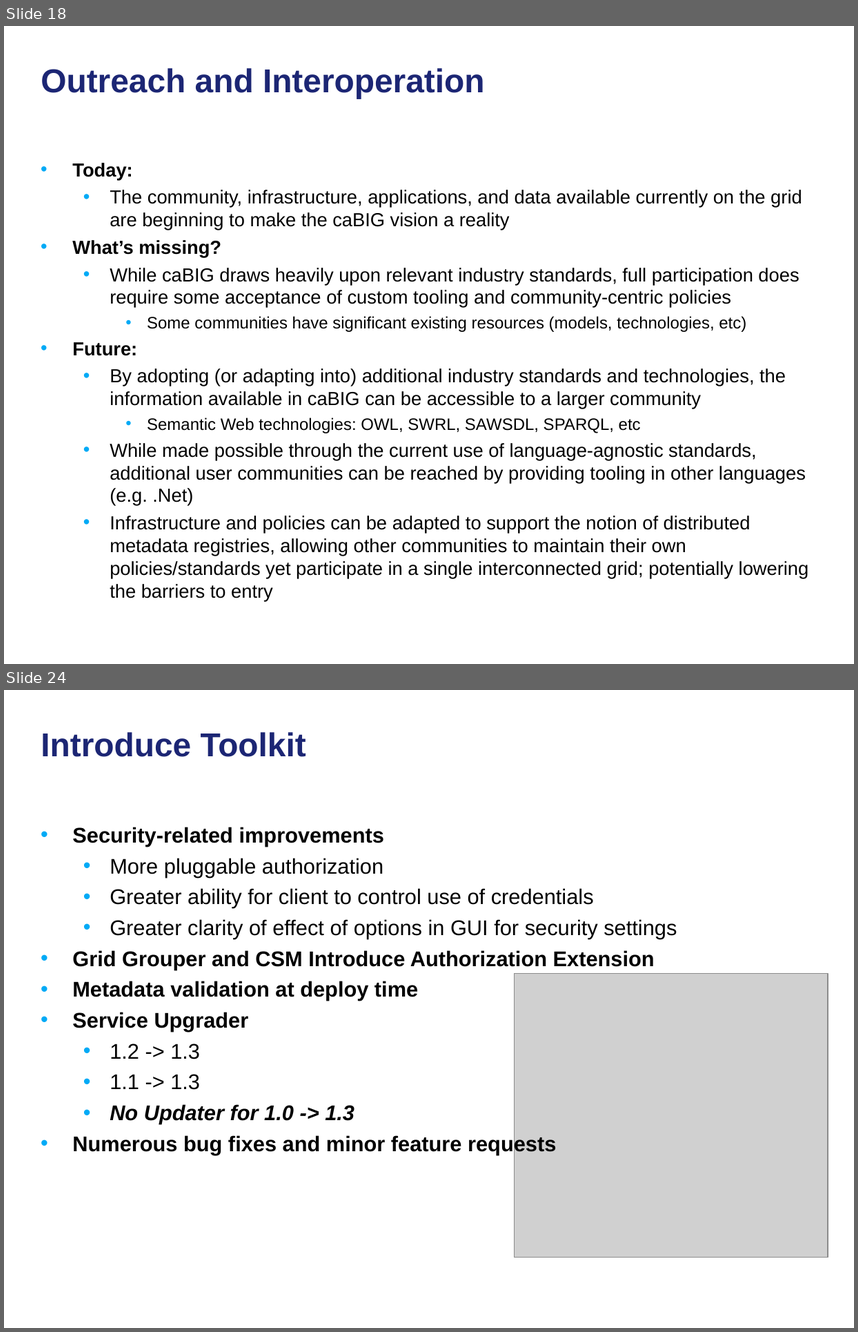
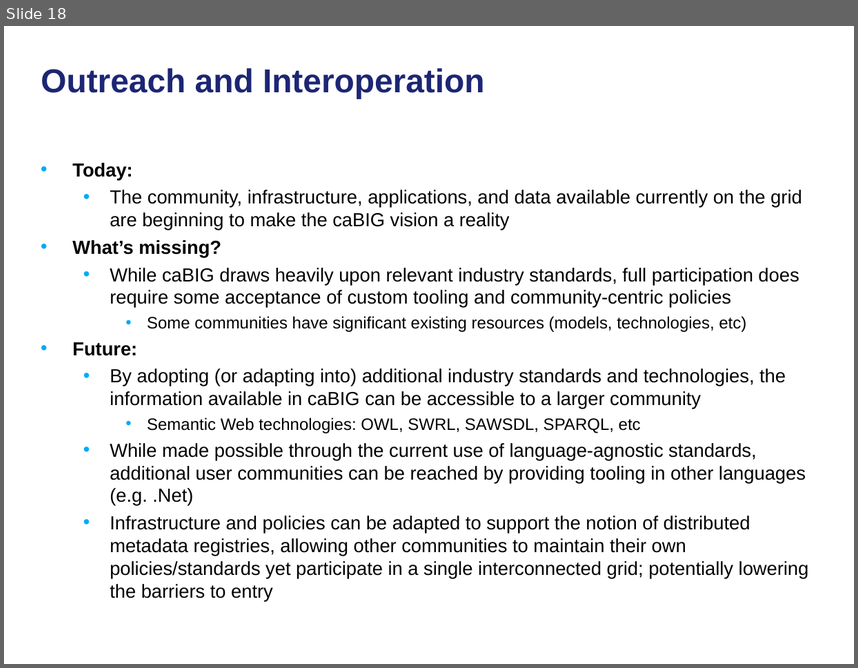
Before and after one commit to NCIP/cagrid-docs, a slide deck: general/presentations/200910_VCDE_ARCH/20091022_Arch_VCDE_caGrid_Future.ppt. Shown one above the other, each under a label of ours: slides 18 and 24 before the commit, slide 18 after it; the slides between them are not shown. The pictures are 858x1332 and 858x668 pixels, drawn with LibreOffice and Linux fonts; fonts in the diff are those of the drawing; grey boxes stand for pictures; background and template pictures are left out. Boxes give left, top, right and bottom in pixels: in the first picture for what was removed or moved away, otherwise in the second. Text is boxed around its words. In the diff, an @@ line names an element or a change of style, - is before the commit and + after.

```diff
--- a/general/presentations/200910_VCDE_ARCH/20091022_Arch_VCDE_caGrid_Future.ppt
+++ b/general/presentations/200910_VCDE_ARCH/20091022_Arch_VCDE_caGrid_Future.ppt
@@ slide 24 removed at <box>4,690,854,1328</box>, background picture (left out) @@
@@ title removed at <box>41,732,306,757</box> @@
-Introduce Toolkit
@@ text removed at <box>72,827,677,1154</box> @@
-• Security-related improvements
-  • More pluggable authorization
-  • Greater ability for client to control use of credentials
-  • Greater clarity of effect of options in GUI for security settings
-• Grid Grouper and CSM Introduce Authorization Extension
-• Metadata validation at deploy time
-• Service Upgrader
-  • 1.2 -> 1.3
-  • 1.1 -> 1.3
-  • No Updater for 1.0 -> 1.3
-• Numerous bug fixes and minor feature requests
@@ picture removed at <box>514,973,828,1256</box> @@
```
Also in this commit, not shown: 5 slides changed, 7 slides added, 14 other slides removed.
